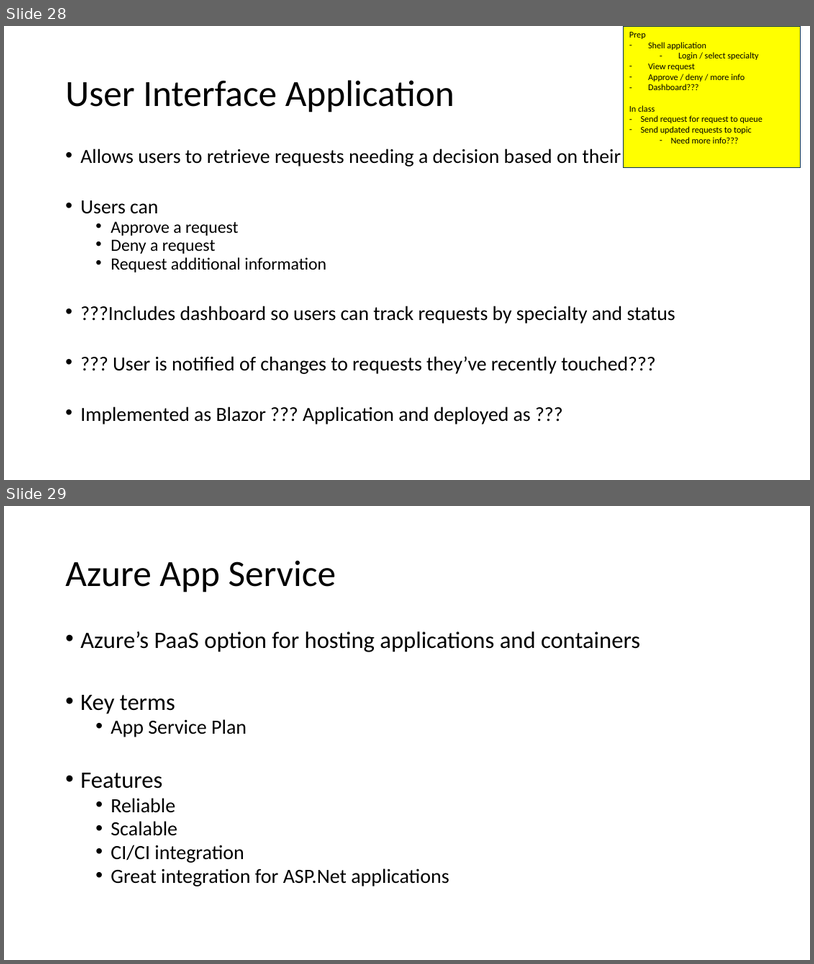
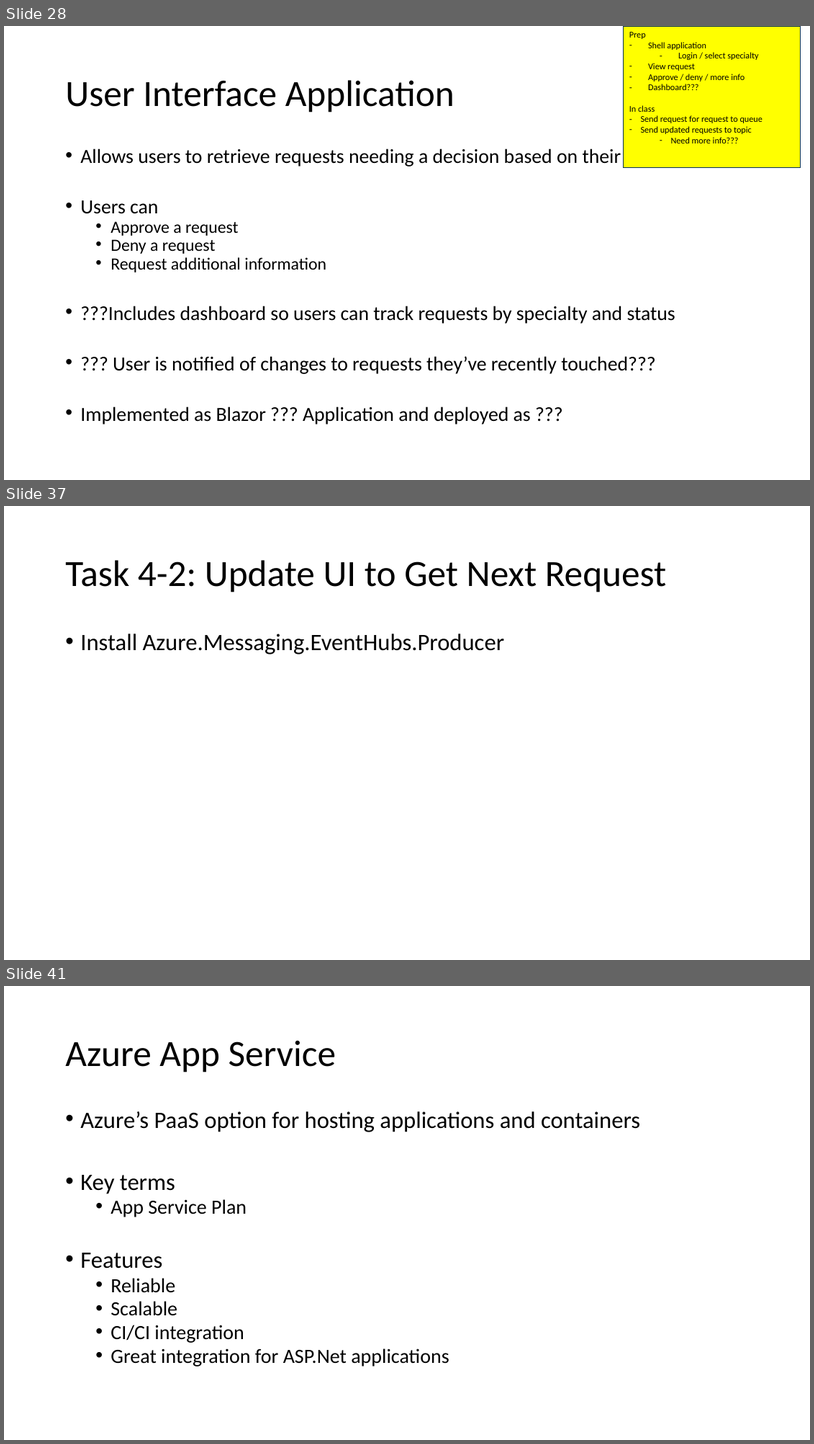
Before and after one commit to scottctr/EdaWorkshop, a slide deck: EventDrivenArchitectureWorkshop.pptx. Shown one above the other, each under a label of ours: slides 28 and 29 before the commit, slides 28, 37 and 41 after it; the slides between them are not shown. The pictures are 814x964 and 814x1444 pixels, drawn with LibreOffice and Linux fonts; fonts in the diff are those of the drawing. Boxes give left, top, right and bottom in pixels: in the first picture for what was removed or moved away, otherwise in the second. Text is boxed around its words. In the diff, an @@ line names an element or a change of style, - is before the commit and + after.

```diff
--- a/EventDrivenArchitectureWorkshop.pptx
+++ b/EventDrivenArchitectureWorkshop.pptx
@@ slide 37 added at box(4, 506, 810, 960), background #FFFFFF @@
@@ title added at box(65, 560, 667, 592), 44 pt, text #000000 @@
+Task 4-2: Update UI to Get Next Request
@@ text added at box(80, 633, 505, 654), 28 pt, text #000000 @@
+• Install Azure.Messaging.EventHubs.Producer
@@ what was slide 29 is now slide 41 @@
```
Also in this commit, not shown: 7 slides changed, 11 other slides added, 1 other file.
